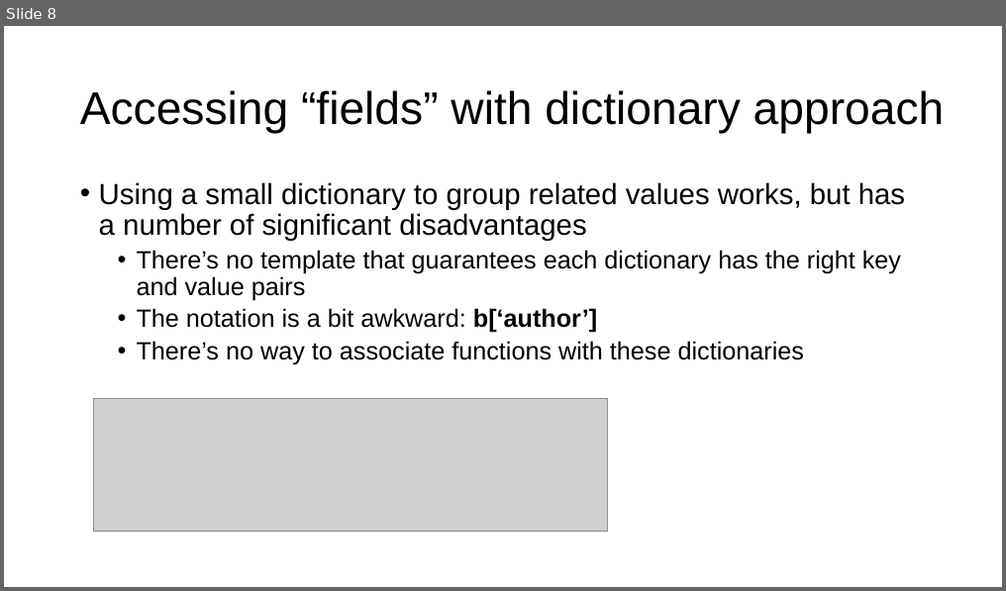
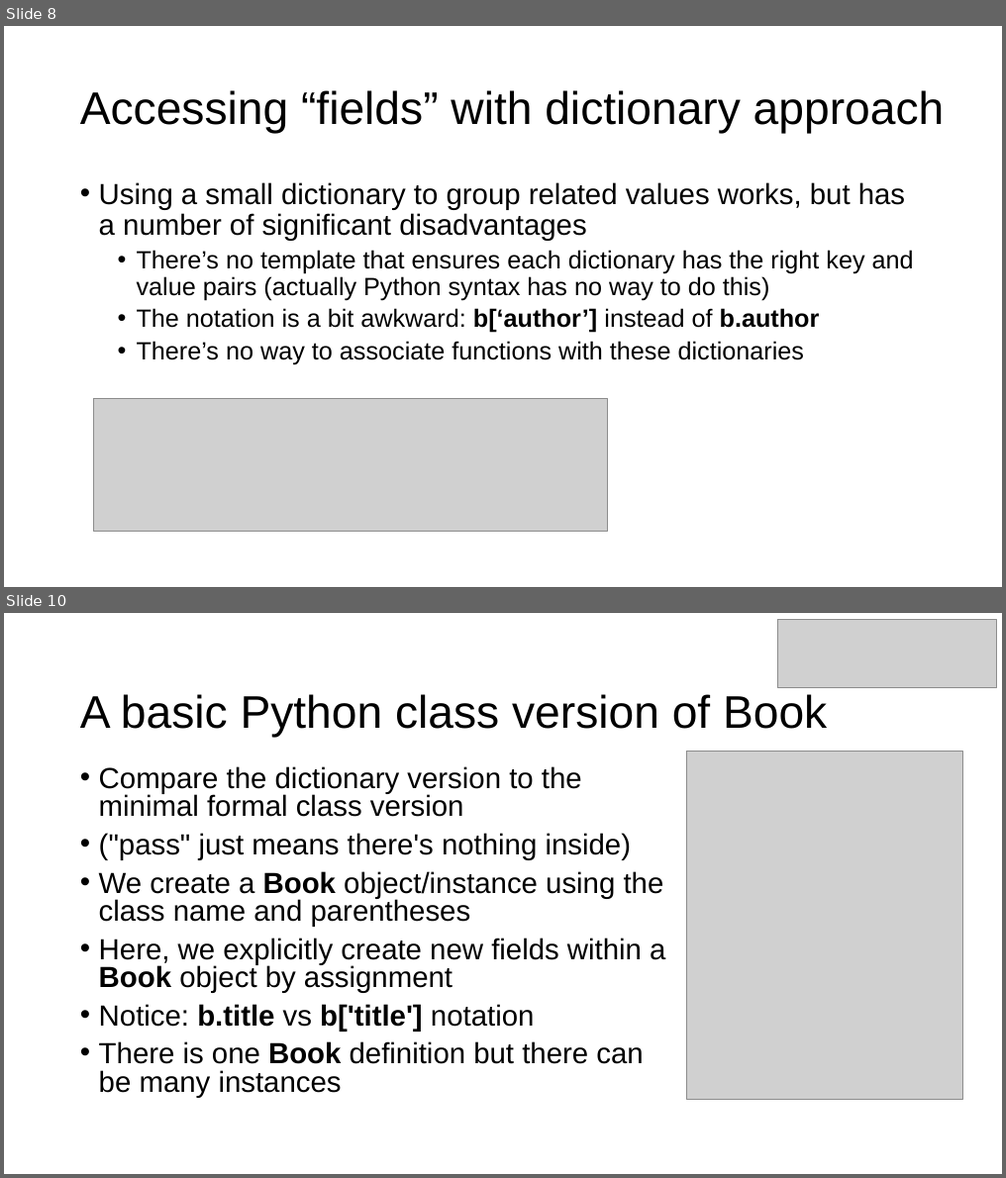
Before and after one commit to parrt/msds501, a slide deck: slides/OO.pptx. Shown one above the other, each under a label of ours: slide 8 before the commit, slides 8 and 10 after it; the slides between them are not shown. The pictures are 1006x591 and 1006x1178 pixels, drawn with LibreOffice and Linux fonts; fonts in the diff are those of the drawing; grey boxes stand for pictures; background and template pictures are left out. Boxes give left, top, right and bottom in pixels: in the first picture for what was removed or moved away, otherwise in the second. Text is boxed around its words. In the diff, an @@ line names an element or a change of style, - is before the commit and + after.

```diff
--- a/slides/OO.pptx
+++ b/slides/OO.pptx
@@ slide 10 added at [4,613,1002,1174], background #FFFFFF @@
@@ picture added at [778,620,997,688] @@
@@ title added at [80,694,827,737], 44 pt, text #000000 @@
+A basic Python class version of Book
@@ picture added at [686,752,962,1100] @@
@@ text added at [99,766,665,1097], 28 pt, text #000000 @@
+• Compare the dictionary version to the minimal formal class version
+• ("pass" just means there's nothing inside)
+• We create a Book object/instance using the class name and parentheses
+• Here, we explicitly create new fields within a Book object by assignment
+• Notice: b.title vs b['title'] notation
+• There is one Book definition but there can be many instances
@@ slide 8 changed as well @@
@@ text at [137,250,914,333]: text changed @@
-  • There’s no template that guarantees each dictionary has the right key and value pairs
-  • The notation is a bit awkward: b[‘author’]
+  • There’s no template that ensures each dictionary has the right key and value pairs (actually Python syntax has no way to do this)
+  • The notation is a bit awkward: b[‘author’] instead of b.author
```
Also in this commit, not shown: 7 other slides changed, 13 other slides added, 2 other files.
